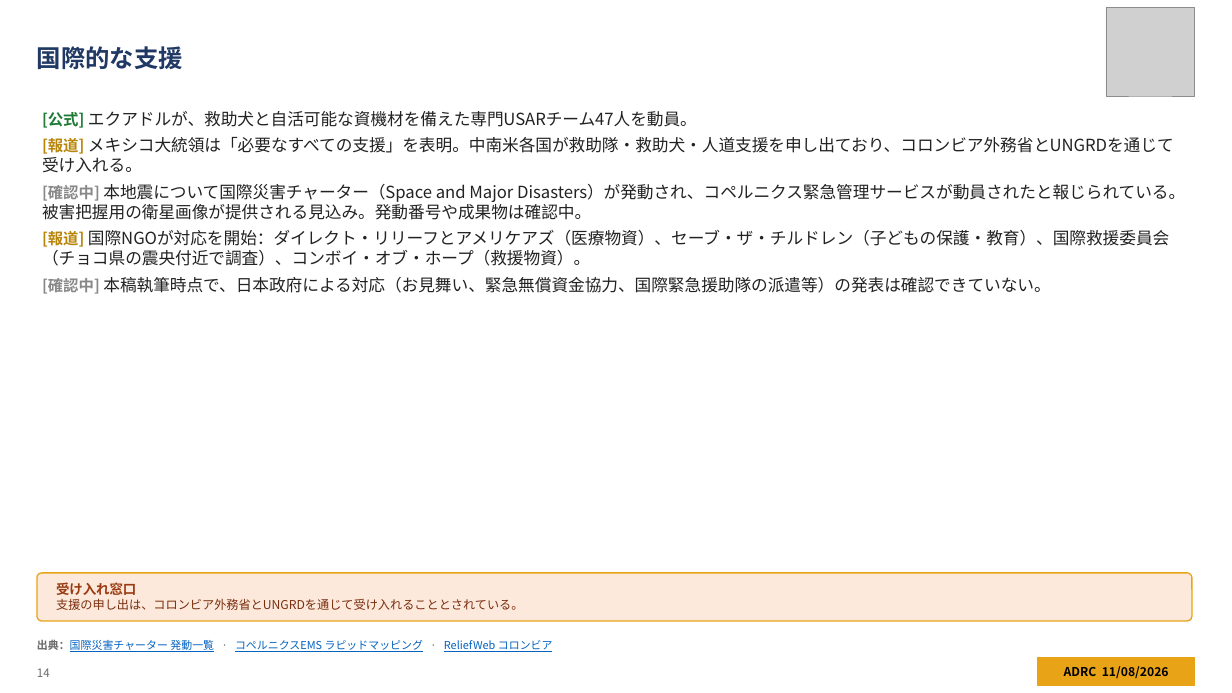
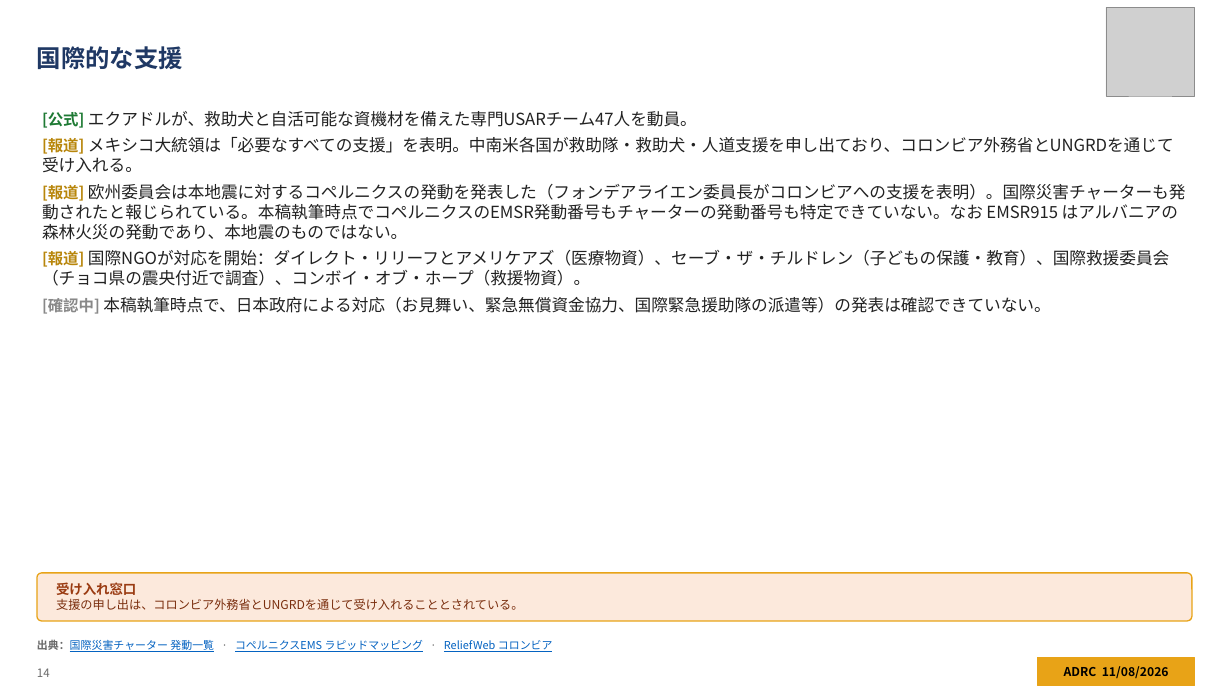
Before and after one commit to kochobi-max/whatsmap, a slide deck: slide 14 of reports/colombia_eq_20260810/output/ADRC_EQ_COL_Choco_20260810_JA.pptx. Drawn at 1232x693 pixels with LibreOffice and Linux fonts; fonts in the diff are those of the drawing; grey boxes stand for pictures. Boxes give left, top, right and bottom in pixels: in the first picture for what was removed or moved away, otherwise in the second. Text is boxed around its words. In the diff, an @@ line names an element or a change of style, - is before the commit and + after.

```diff
--- a/reports/colombia_eq_20260810/output/ADRC_EQ_COL_Choco_20260810_JA.pptx
+++ b/reports/colombia_eq_20260810/output/ADRC_EQ_COL_Choco_20260810_JA.pptx
@@ text at <box>42,182,1186,240</box>: text changed @@
-• [確認中] 本地震について国際災害チャーター（Space and Major Disasters）が発動され、コペルニクス緊急管理サービスが動員されたと報じられている。被害把握用の衛星画像が提供される見込み。発動番号や成果物は確認中。
+• [報道] 欧州委員会は本地震に対するコペルニクスの発動を発表した（フォンデアライエン委員長がコロンビアへの支援を表明）。国際災害チャーターも発動されたと報じられている。本稿執筆時点でコペルニクスのEMSR発動番号もチャーターの発動番号も特定できていない。なお EMSR915 はアルバニアの森林火災の発動であり、本地震のものではない。
```
Also in this commit, not shown: 4 other slides changed, 1 slide added, 7 other files.
